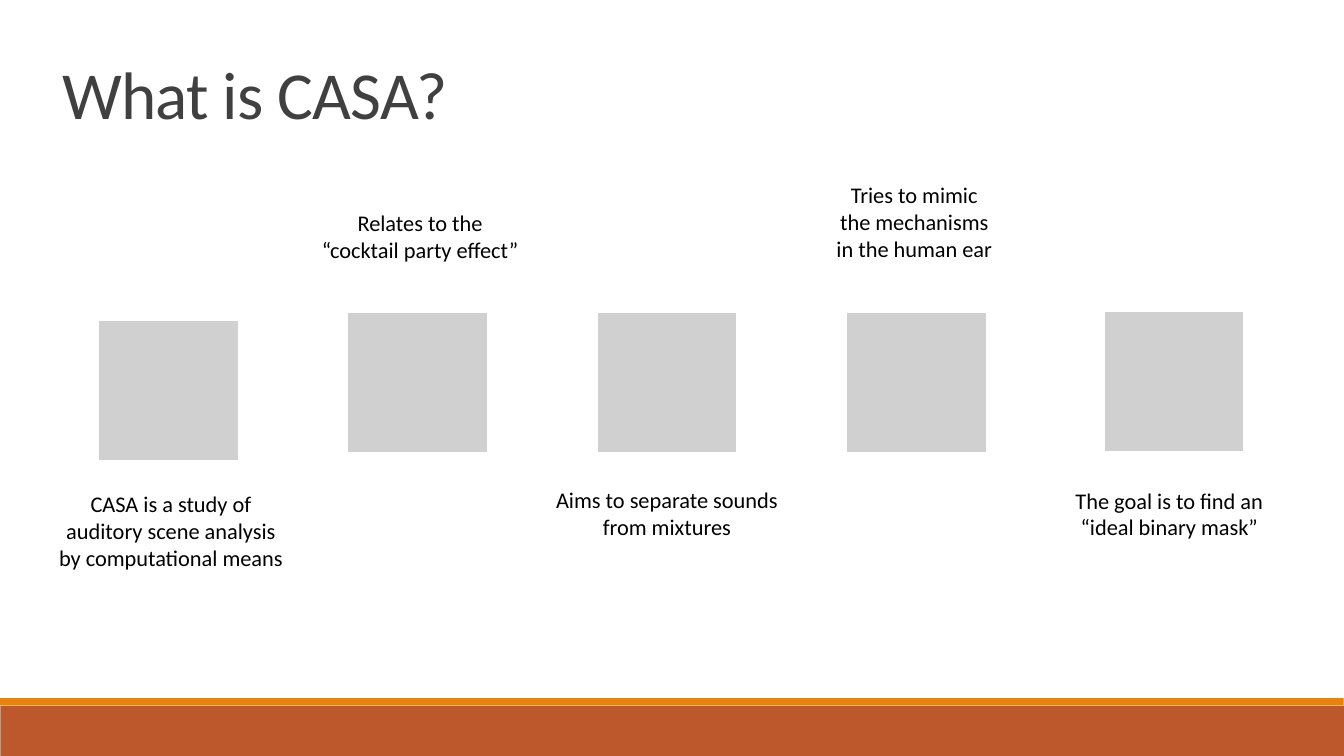
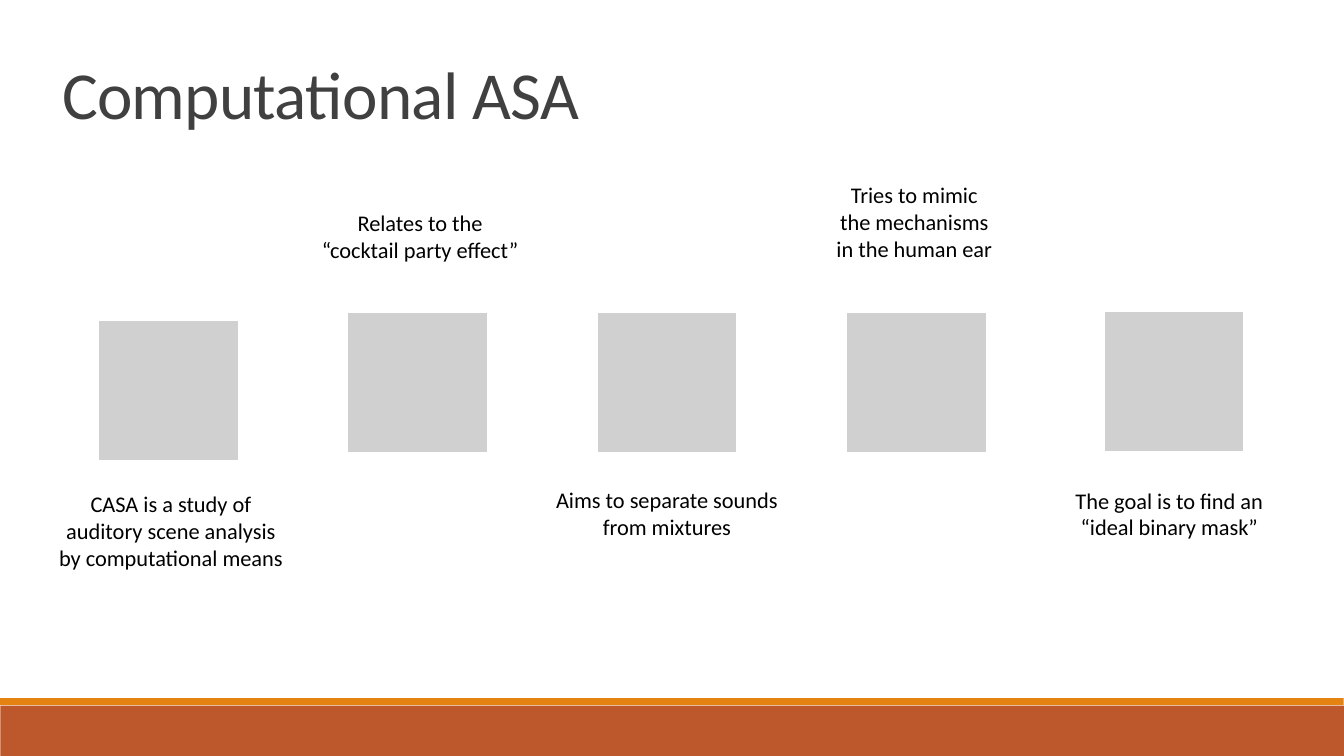
Before and after one commit to salveron/bachelors_thesis, a slide deck: slide 4 of presentation/presentation.pptx (slide 3 before the commit). Drawn at 1344x756 pixels with LibreOffice and Linux fonts; fonts in the diff are those of the drawing; grey boxes stand for pictures. Boxes give left, top, right and bottom in pixels: in the first picture for what was removed or moved away, otherwise in the second. Text is boxed around its words. In the diff, an @@ line names an element or a change of style, - is before the commit and + after.

Commit message:
Presentation update

```diff
--- a/presentation/presentation.pptx
+++ b/presentation/presentation.pptx
@@ title at <box>62,72,579,130</box>: text changed @@
-What is CASA?
+Computational ASA
```
Also in this commit, not shown: 1 other slide changed, 3 slides added.
